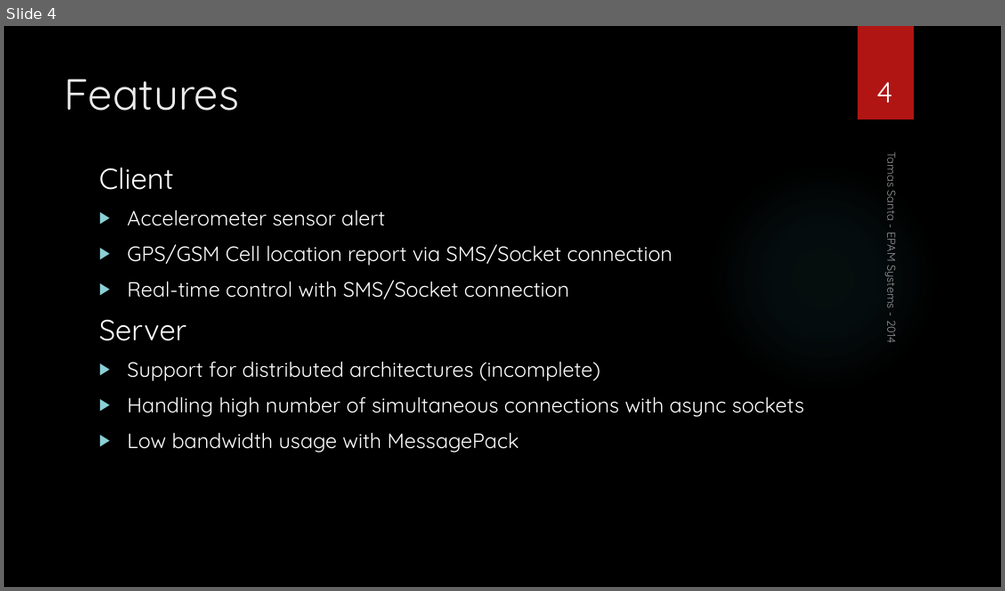
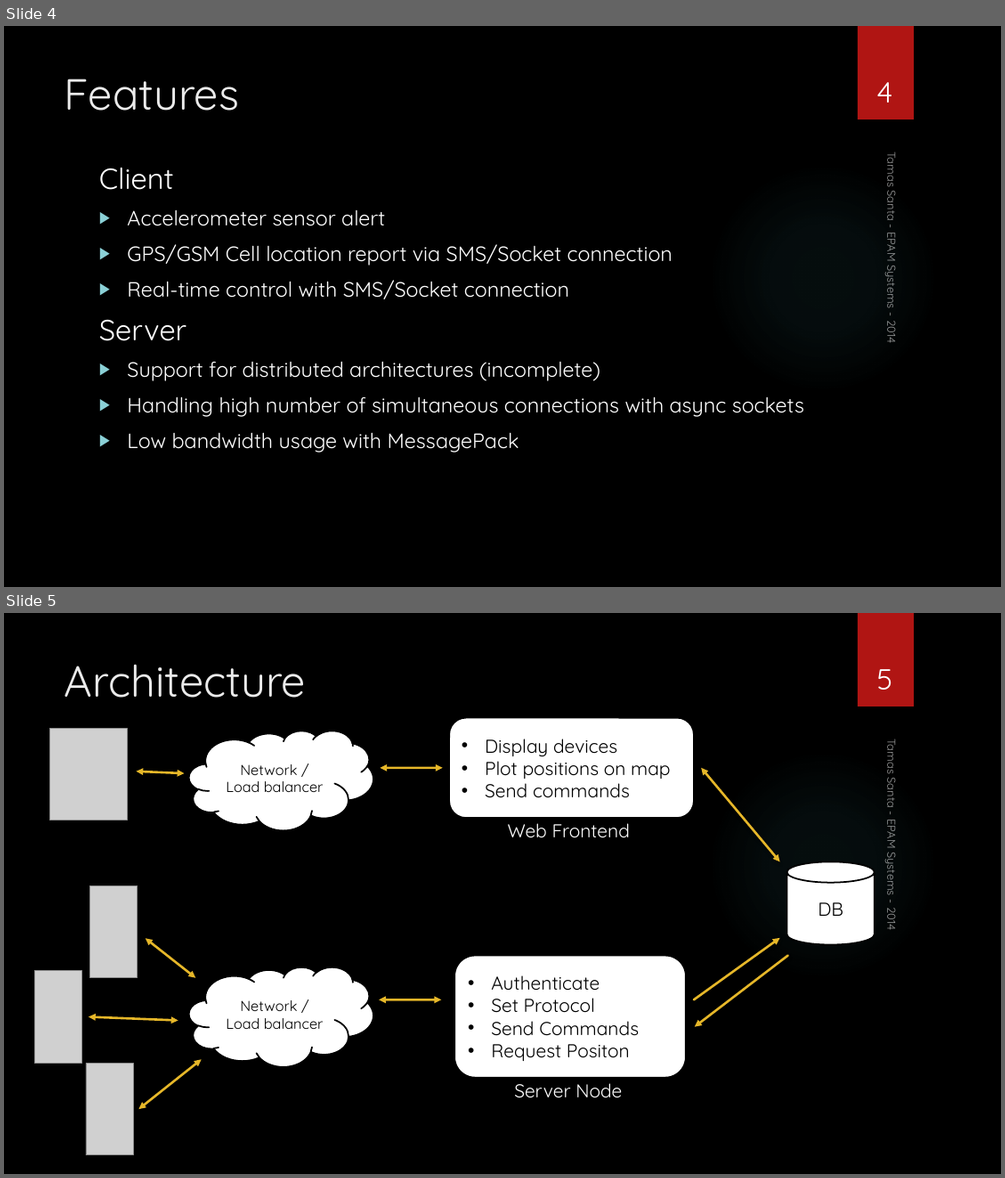
Before and after one commit to santatamas/Steal-ME, a slide deck: Misc/StealME.pptx. Shown one above the other, each under a label of ours: slide 4 before the commit, slides 4 and 5 after it. The pictures are 1005x591 and 1005x1178 pixels, drawn with LibreOffice and Linux fonts; fonts in the diff are those of the drawing; grey boxes stand for pictures; background and template pictures are left out. Boxes give left, top, right and bottom in pixels: in the first picture for what was removed or moved away, otherwise in the second. Text is boxed around its words. In the diff, an @@ line names an element or a change of style, - is before the commit and + after.

```diff
--- a/Misc/StealME.pptx
+++ b/Misc/StealME.pptx
@@ slide 5 added at box(4, 613, 1001, 1174), background picture (left out); not listed: 2 template elements that a slide beside it also shows @@
@@ title added at box(65, 664, 306, 698), 42 pt, text #EBEBEB @@
+Architecture
@@ page number added at box(877, 669, 893, 690), 28 pt, text #FFFFFF @@
+5
@@ rounded rectangle added at box(449, 718, 694, 818), fill #FFFFFF, outline #000000 1.5 pt, 18 pt, text #000000 @@
+• Display devices
+• Plot positions on map
+• Send commands
@@ picture added at box(50, 729, 128, 821) @@
@@ cloud added at box(189, 730, 373, 830), fill #FFFFFF, outline #000000 1.5 pt, 14 pt, text #000000 @@
+Network / Load balancer
@@ text added at box(884, 742, 901, 930), 11 pt, text #FFFFFF at 60% opacity @@
+Tamas Santa - EPAM Systems - 2014
@@ double arrow added from (137, 771) to (184, 773), #E6B729 2.25 pt @@
@@ double arrow added from (380, 768) to (443, 768), #E6B729 2.25 pt @@
@@ double arrow added from (701, 768) to (780, 862), #E6B729 2.25 pt @@
@@ text added at box(508, 823, 630, 838), 18 pt, text #FFFFFF @@
+Web Frontend
@@ cylinder added at box(787, 862, 874, 945), fill #FFFFFF, outline #000000 1.5 pt, 18 pt, text #000000 @@
+DB
@@ picture added at box(90, 885, 138, 977) @@
@@ double arrow added from (146, 938) to (195, 978), #E6B729 2.25 pt @@
@@ rounded rectangle added at box(455, 956, 686, 1078), fill #FFFFFF, outline #000000 1.5 pt, 18 pt, text #000000 @@
+• Authenticate
+• Set Protocol
+• Send Commands
+• Request Positon
@@ arrow added from (695, 999) to (780, 938), #E6B729 2.25 pt @@
@@ arrow added from (788, 956) to (695, 1027), #E6B729 2.25 pt @@
@@ picture added at box(34, 971, 81, 1062) @@
@@ cloud added at box(189, 966, 373, 1066), fill #FFFFFF, outline #000000 1.5 pt, 14 pt, text #000000 @@
+Network / Load balancer
@@ double arrow added from (379, 999) to (442, 999), #E6B729 2.25 pt @@
@@ double arrow added from (89, 1017) to (178, 1021), #E6B729 2.25 pt @@
@@ picture added at box(86, 1063, 133, 1155) @@
@@ double arrow added from (138, 1109) to (202, 1060), #E6B729 2.25 pt @@
@@ text added at box(514, 1083, 622, 1098), 18 pt, text #FFFFFF @@
+Server Node
```
Also in this commit, not shown: 2 slides changed.
